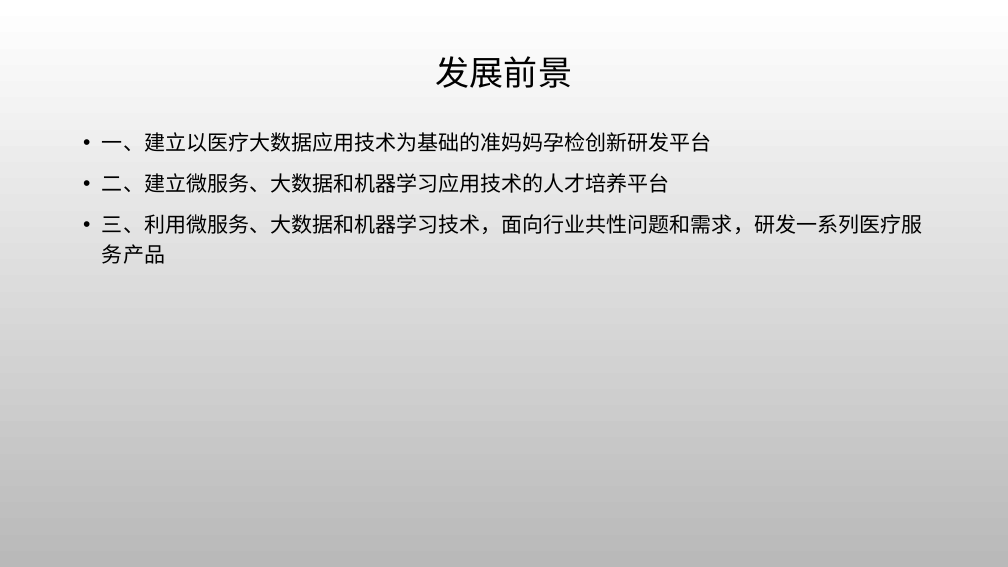
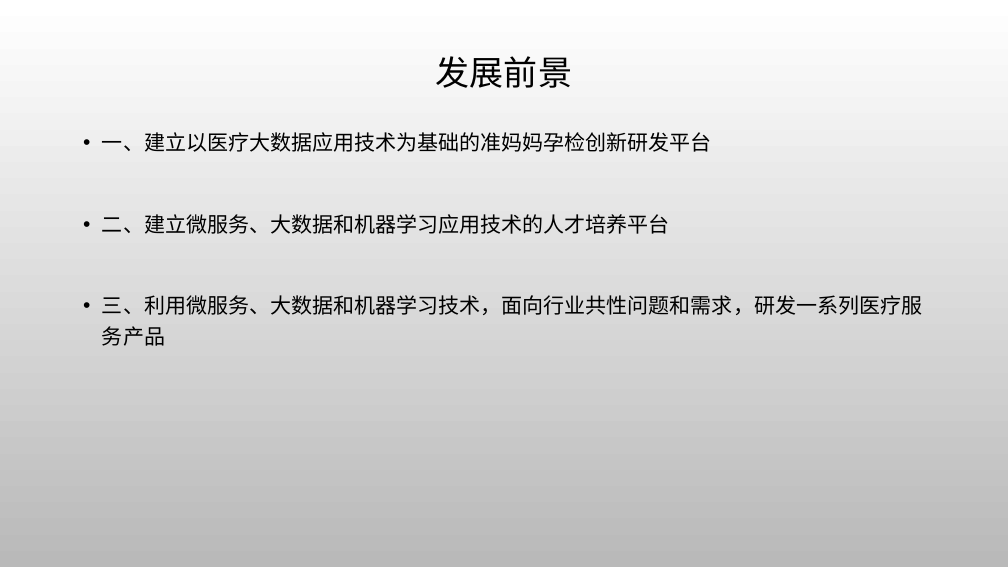
Before and after one commit to ThunderboltLei/BitExams, a slide deck: slide 10 of graduation_design/my_paper/计算机-雷明-毕业答辩.pptx. Drawn at 1008x567 pixels with LibreOffice and Linux fonts; fonts in the diff are those of the drawing; background and template pictures are left out. Boxes give left, top, right and bottom in pixels: in the first picture for what was removed or moved away, otherwise in the second. Text is boxed around its words. In the diff, an @@ line names an element or a change of style, - is before the commit and + after.

```diff
--- a/graduation_design/my_paper/计算机-雷明-毕业答辩.pptx
+++ b/graduation_design/my_paper/计算机-雷明-毕业答辩.pptx
@@ text "一、建立以医疗大数据应用技术为基础的准妈妈孕检创新研发平台" rewrapped from bbox=[102, 132, 922, 264] to bbox=[102, 132, 922, 346] @@
```
Also in this commit, not shown: 7 other slides changed, 2 slides added, 2 slides removed.
